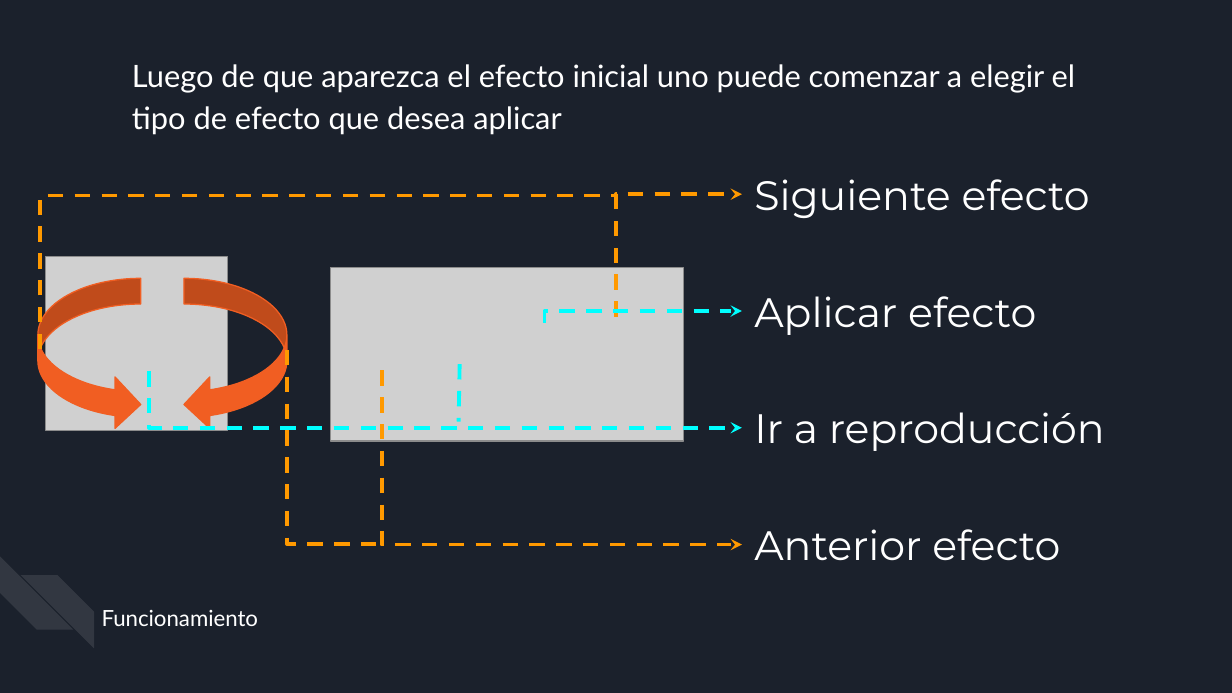
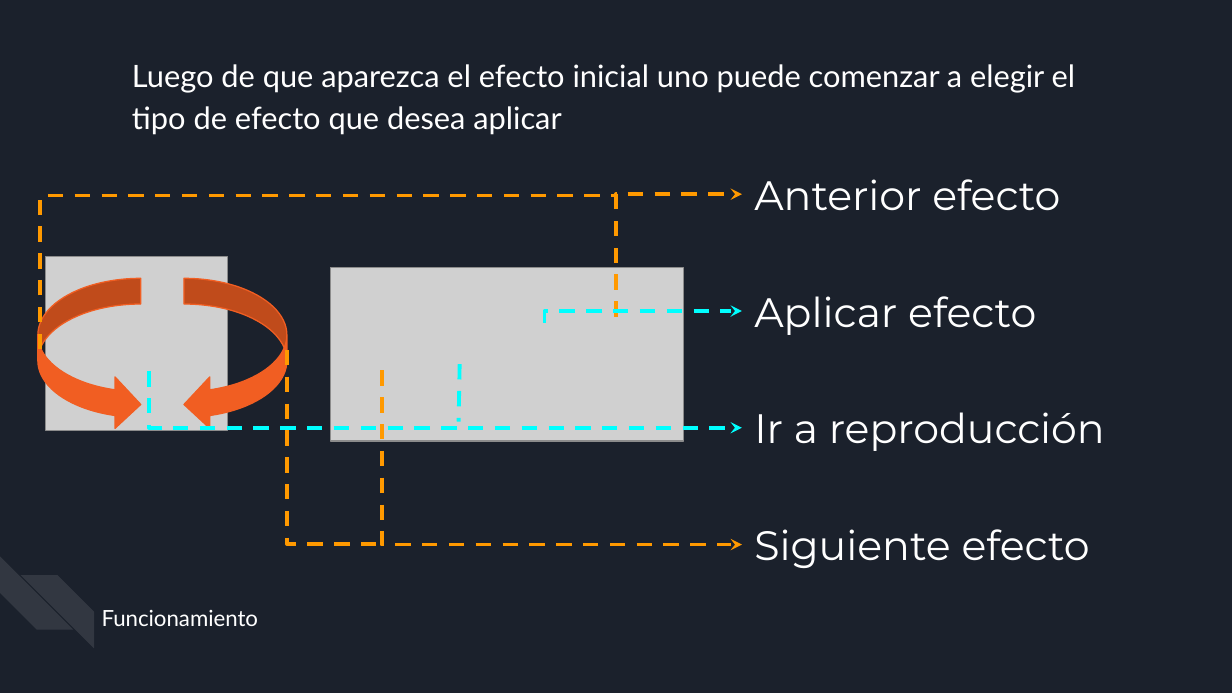
Before and after one commit to benjacarlos/Lab-Micros, a slide deck: slide 12 of TP-Final/TPF_MP3_Grupo5/docs/Final - Labo de Micros.pptx. Drawn at 1232x693 pixels with LibreOffice and Linux fonts; fonts in the diff are those of the drawing; grey boxes stand for pictures. Boxes give left, top, right and bottom in pixels: in the first picture for what was removed or moved away, otherwise in the second. Text is boxed around its words. In the diff, an @@ line names an element or a change of style, - is before the commit and + after.

```diff
--- a/TP-Final/TPF_MP3_Grupo5/docs/Final - Labo de Micros.pptx
+++ b/TP-Final/TPF_MP3_Grupo5/docs/Final - Labo de Micros.pptx
@@ title at [754,179,1060,211]: text changed @@
-Siguiente efecto
+Anterior efecto
@@ title at [754,529,1090,568]: text changed @@
-Anterior efecto
+Siguiente efecto
```
Also in this commit, not shown: 3 other slides changed, 1 other file.
